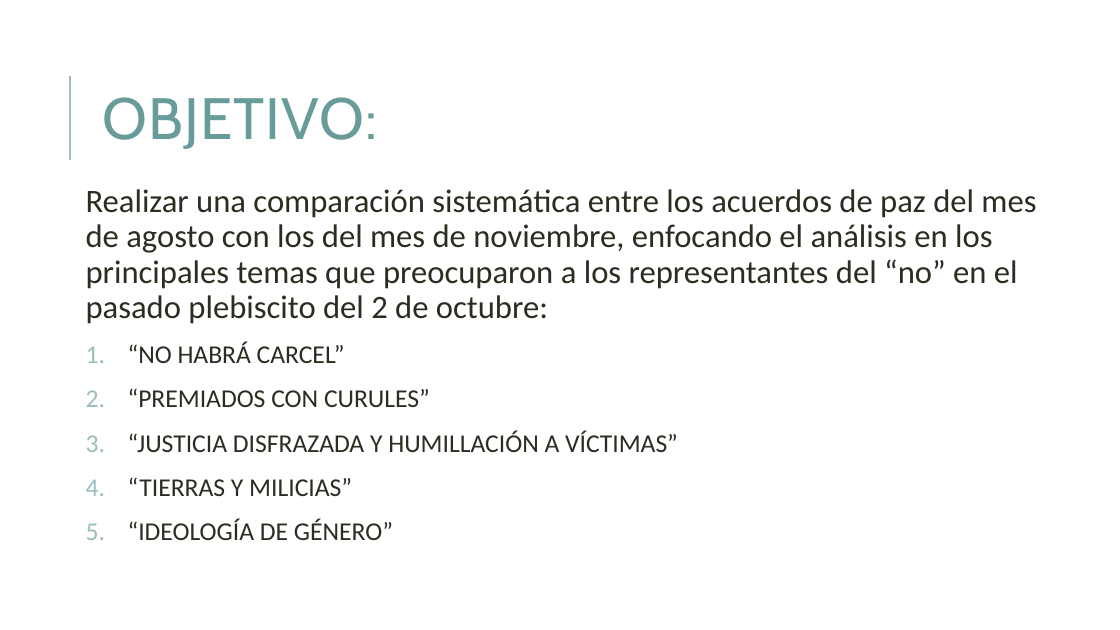
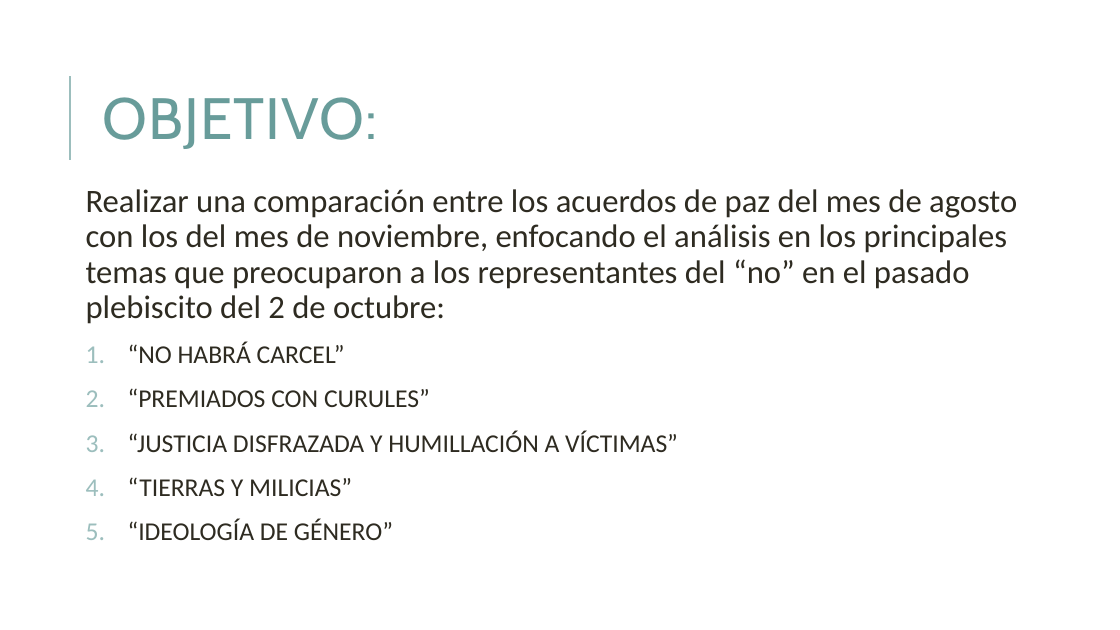
Before and after one commit to diecasta29/MCPP_diego.castaneda, a slide deck: slide 3 of MCPP_Trabajo_Final/Análisis de acuerdos de paz 2016.pptx. Drawn at 1120x630 pixels with LibreOffice and Linux fonts; fonts in the diff are those of the drawing. Boxes give left, top, right and bottom in pixels: in the first picture for what was removed or moved away, otherwise in the second. Text is boxed around its words. In the diff, an @@ line names an element or a change of style, - is before the commit and + after.

```diff
--- a/MCPP_Trabajo_Final/Análisis de acuerdos de paz 2016.pptx
+++ b/MCPP_Trabajo_Final/Análisis de acuerdos de paz 2016.pptx
@@ text at (x1=86, y1=189, x2=1017, y2=324): text changed @@
-Realizar una comparación sistemática entre los acuerdos de paz del mes de agosto con los del mes de noviembre, enfocando el análisis en los principales temas que preocuparon a los representantes del “no” en el pasado plebiscito del 2 de octubre:
+Realizar una comparación entre los acuerdos de paz del mes de agosto con los del mes de noviembre, enfocando el análisis en los principales temas que preocuparon a los representantes del “no” en el pasado plebiscito del 2 de octubre:
```
Also in this commit, not shown: 4 other slides changed.
